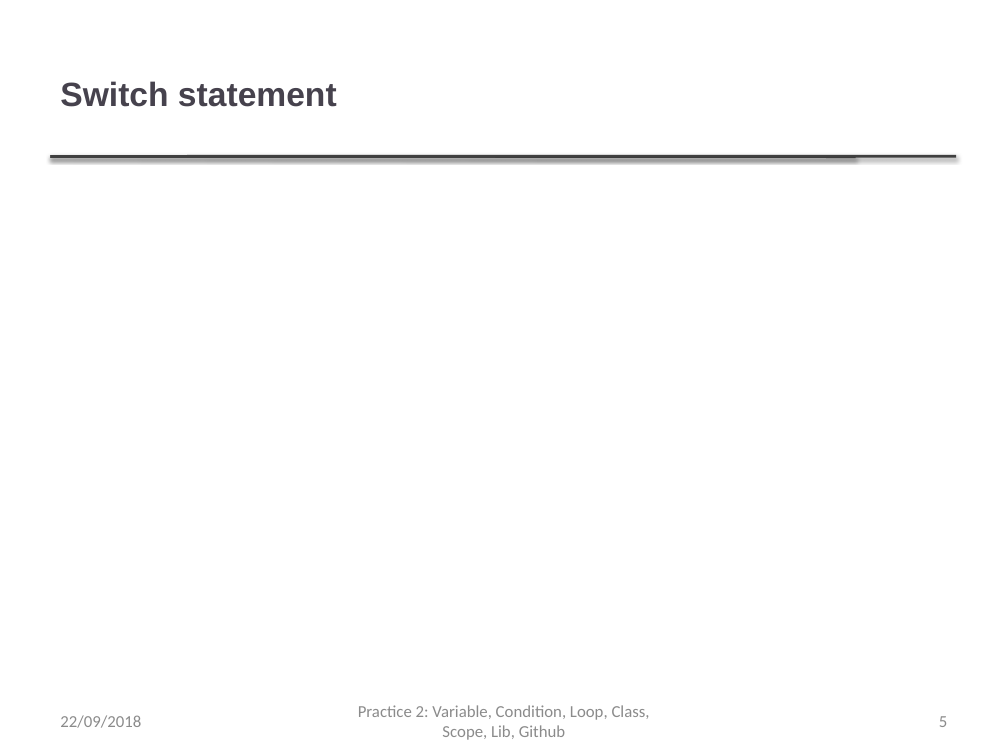
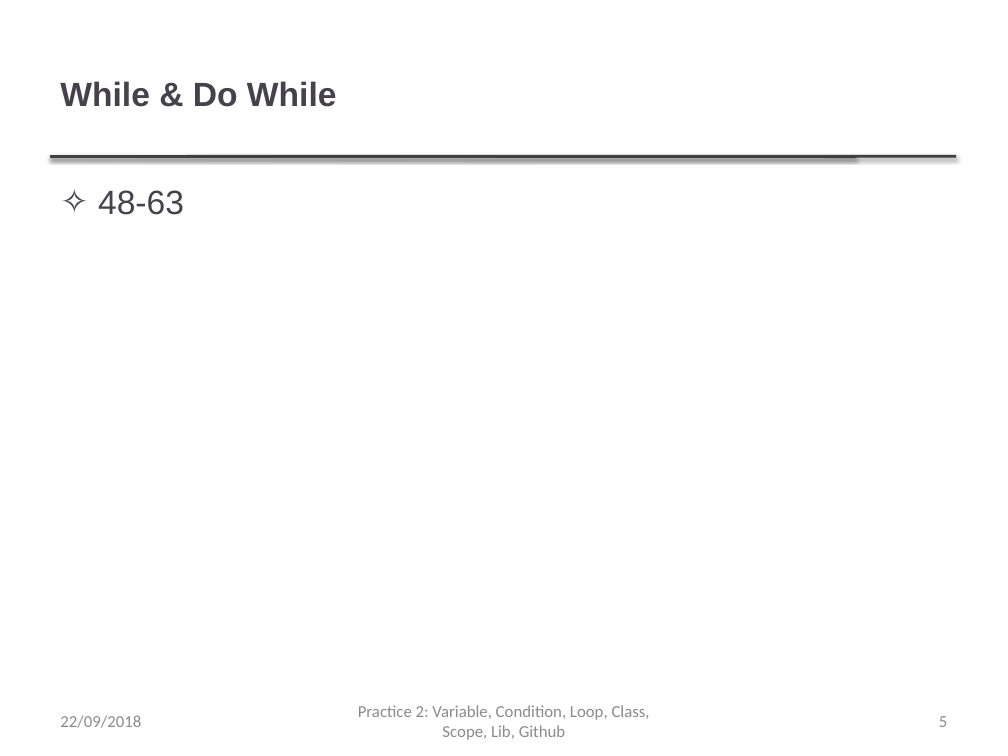
Before and after one commit to thanqminh/thanqminh.github.io, a slide deck: slide 5 of courses/oopjava/practice2.pptx. Drawn at 1008x756 pixels with LibreOffice and Linux fonts; fonts in the diff are those of the drawing. Boxes give left, top, right and bottom in pixels: in the first picture for what was removed or moved away, otherwise in the second. Text is boxed around its words. In the diff, an @@ line names an element or a change of style, - is before the commit and + after.

```diff
--- a/courses/oopjava/practice2.pptx
+++ b/courses/oopjava/practice2.pptx
@@ title at [60, 81, 337, 107]: text changed @@
-Switch statement
+While & Do While
@@ text added at [98, 190, 184, 215], 24 pt, text #46424D @@
+✧ 48-63
```
Also in this commit, not shown: 7 other slides changed, 2 slides removed, 2 other files.
